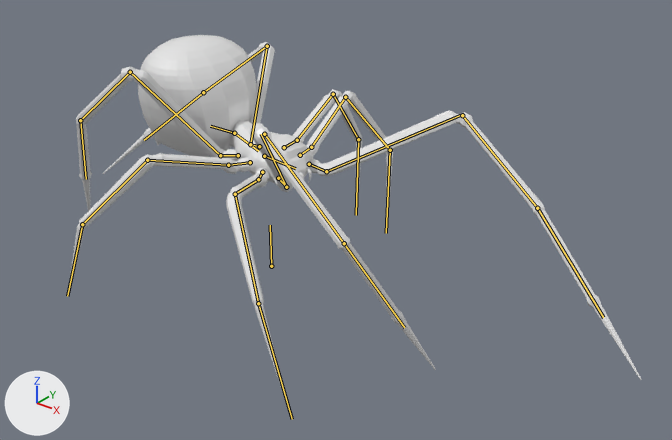
Renders of the FBX model Assets/Resources/Meshes/Creatures/Spider/Spider_Animated.fbx from each side of a commit.
The view is the same before and after, from a 50 mm lens placed at (12.38, -13.21, 9.87), pointed at (1.53, 0.35, 1.46). The lights are fixed; the arrows at lower left show +X, +Y and +Z. Both versions are drawn at frame 20 of the action 'Armature|Spider_Walk'; the numbers are the values there. The bones that bend it are drawn over the model as lines.

Objects in the first picture: 'Spider'.
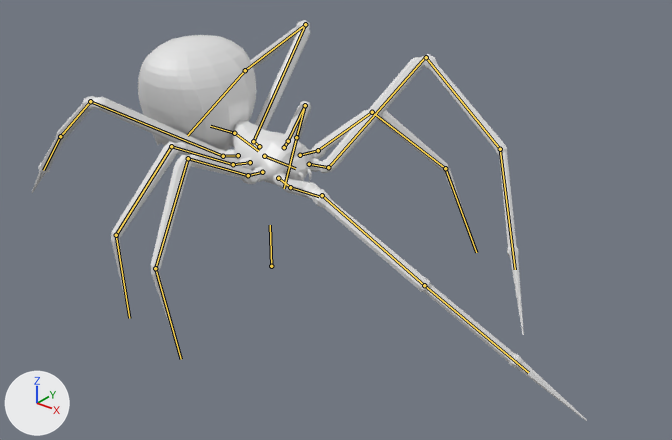
Pixel boxes [x1, y1, x2, y2] of what changed, in the pictures (672 x 440 px):
'Spider', posed (9% taller)
    before: [68, 35, 642, 402]
    after: [32, 20, 587, 421]
bone 'Leg1Seg1.R', root to tip
    before: (278, 178) to (286, 187)
    after: (278, 178) to (290, 187)
bone 'Leg1Seg2.R', root to tip
    before: (286, 187) to (261, 134)
    after: (290, 187) to (319, 196)
bone 'Leg1Seg3.R', root to tip
    before: (264, 134) to (344, 243)
    after: (322, 195) to (424, 285)
bone 'Leg1Seg4.R', root to tip
    before: (344, 243) to (404, 327)
    after: (424, 285) to (528, 372)
bone 'Leg2Seg1.R', root to tip
    before: (262, 172) to (258, 179)
    after: (262, 172) to (248, 175)
bone 'Leg2Seg2.R', root to tip
    before: (258, 179) to (235, 194)
    after: (248, 175) to (188, 158)
bone 'Leg2Seg3.R', root to tip
    before: (235, 194) to (258, 303)
    after: (188, 158) to (155, 268)
bone 'Leg2Seg4.R', root to tip
    before: (258, 303) to (292, 419)
    after: (155, 268) to (181, 359)
bone 'Leg2Seg1.L', root to tip
    before: (300, 155) to (311, 147)
    after: (300, 155) to (318, 150)
bone 'Leg2Seg2.L', root to tip
    before: (311, 147) to (345, 97)
    after: (318, 150) to (372, 112)
bone 'Leg2Seg3.L', root to tip
    before: (345, 97) to (390, 150)
    after: (372, 112) to (445, 168)
bone 'Leg2Seg4.L', root to tip
    before: (390, 150) to (386, 233)
    after: (445, 168) to (476, 252)
bone 'Leg1Seg1.L', root to tip
    before: (309, 164) to (326, 171)
    after: (309, 164) to (328, 167)
bone 'Leg1Seg2.L', root to tip
    before: (326, 171) to (462, 114)
    after: (328, 167) to (425, 57)
bone 'Leg1Seg3.L', root to tip
    before: (462, 115) to (537, 208)
    after: (426, 57) to (500, 149)
bone 'Leg1Seg4.L', root to tip
    before: (537, 208) to (603, 317)
    after: (500, 149) to (515, 269)
bone 'Leg3Seg1.R', root to tip
    before: (250, 162) to (228, 165)
    after: (250, 162) to (233, 164)
bone 'Leg3Seg2.R', root to tip
    before: (228, 165) to (147, 160)
    after: (233, 164) to (171, 146)
bone 'Leg3Seg3.R', root to tip
    before: (147, 160) to (82, 224)
    after: (171, 146) to (116, 235)
bone 'Leg3Seg4.R', root to tip
    before: (82, 224) to (67, 296)
    after: (116, 235) to (129, 318)
bone 'Leg4Seg1.R', root to tip
    before: (238, 155) to (220, 155)
    after: (238, 155) to (223, 156)
bone 'Leg4Seg2.R', root to tip
    before: (220, 155) to (130, 72)
    after: (223, 156) to (90, 101)
bone 'Leg4Seg3.R', root to tip
    before: (130, 72) to (80, 120)
    after: (90, 101) to (60, 136)
bone 'Leg4Seg4.R', root to tip
    before: (80, 120) to (86, 179)
    after: (60, 136) to (43, 170)
bone 'Leg3Seg1.L', root to tip
    before: (284, 147) to (297, 140)
    after: (284, 147) to (288, 141)
bone 'Leg3Seg2.L', root to tip
    before: (297, 140) to (333, 94)
    after: (288, 141) to (305, 105)
bone 'Leg3Seg3.L', root to tip
    before: (333, 94) to (358, 139)
    after: (305, 105) to (296, 137)
bone 'Leg3Seg4.L', root to tip
    before: (358, 139) to (356, 215)
    after: (296, 137) to (284, 188)
bone 'Leg4Seg1.L', root to tip
    before: (259, 146) to (250, 144)
    after: (259, 146) to (253, 141)
bone 'Leg4Seg2.L', root to tip
    before: (250, 144) to (267, 46)
    after: (253, 141) to (305, 24)
bone 'Leg4Seg3.L', root to tip
    before: (267, 46) to (203, 92)
    after: (305, 24) to (245, 70)
bone 'Leg4Seg4.L', root to tip
    before: (203, 92) to (144, 140)
    after: (245, 70) to (187, 135)

What the commit changed:
Bone 'Leg1Seg1.R' (bone_leg1seg1_r) turns from (24, 26, 16) to (39, 28, 31) degrees about its own x, y and z.
Bone 'Leg1Seg2.R' (bone_leg1seg2_r) turns from (-2, 0, -2) to (7, -1, 9) degrees about its own x, y and z.
Bone 'Leg1Seg3.R' (bone_leg1seg3_r) turns from (-3, 0, 5) to (12, 3, -19) degrees about its own x, y and z.
Bone 'Leg1Seg4.R' (bone_leg1seg4_r) turns from (-4, 0, 3) to (17, 2, -13) degrees about its own x, y and z.
Bone 'Leg2Seg1.R' (bone_leg2seg1_r) turns from (17, 13, 10) to (-16, -4, 0) degrees about its own x, y and z.
Bone 'Leg2Seg2.R' (bone_leg2seg2_r) turns from (3, 0, 7) to (0, 0, 0) degrees about its own x, y and z.
Bone 'Leg2Seg3.R' (bone_leg2seg3_r) turns from (3, 0, -21) to (0, 0, 0) degrees about its own x, y and z.
Bone 'Leg2Seg4.R' (bone_leg2seg4_r) turns from (6, 1, -19) to (0, 0, 0) degrees about its own x, y and z.
Bone 'Leg2Seg1.L' (bone_leg2seg1_l) turns from (-19, 4, -1) to (10, -12, -4) degrees about its own x, y and z.
Bone 'Leg2Seg2.L' (bone_leg2seg2_l) turns from (0, 0, 0) to (2, 0, -5) degrees about its own x, y and z.
Bone 'Leg2Seg3.L' (bone_leg2seg3_l) turns from (0, 0, 1) to (0, 1, 14) degrees about its own x, y and z.
Bone 'Leg2Seg4.L' (bone_leg2seg4_l) turns from (0, 0, 1) to (4, -1, 15) degrees about its own x, y and z.
Bone 'Leg1Seg1.L' (bone_leg1seg1_l) turns from (-39, -26, 36) to (-29, -29, 21) degrees about its own x, y and z.
Bone 'Leg1Seg2.L' (bone_leg1seg2_l) turns from (10, 1, -9) to (0, 0, 0) degrees about its own x, y and z.
Bone 'Leg1Seg3.L' (bone_leg1seg3_l) turns from (24, -2, 8) to (-1, 0, 0) degrees about its own x, y and z.
Bone 'Leg1Seg4.L' (bone_leg1seg4_l) turns from (11, -2, 19) to (-1, 0, -1) degrees about its own x, y and z.
Bone 'Leg3Seg1.R' (bone_leg3seg1_r) turns from (-22, -14, 9) to (0, -2, -4) degrees about its own x, y and z.
Bone 'Leg3Seg2.R' (bone_leg3seg2_r) turns from (-1, 0, 6) to (0, 0, 0) degrees about its own x, y and z.
Bone 'Leg3Seg3.R' (bone_leg3seg3_r) turns from (0, 1, -16) to (0, 0, 0) degrees about its own x, y and z.
Bone 'Leg3Seg4.R' (bone_leg3seg4_r) turns from (1, 0, -16) to (0, 0, 0) degrees about its own x, y and z.
Bone 'Leg4Seg1.R' (bone_leg4seg1_r) turns from (-36, -25, 22) to (-48, -19, 37) degrees about its own x, y and z.
Bone 'Leg4Seg2.R' (bone_leg4seg2_r) turns from (3, 0, -6) to (-4, 0, 8) degrees about its own x, y and z.
Bone 'Leg4Seg3.R' (bone_leg4seg3_r) turns from (4, 0, 8) to (-6, -1, -14) degrees about its own x, y and z.
Bone 'Leg4Seg4.R' (bone_leg4seg4_r) turns from (7, 0, 5) to (-10, -1, -8) degrees about its own x, y and z.
Bone 'Leg3Seg1.L' (bone_leg3seg1_l) turns from (2, 1, 0) to (-26, 13, -14) degrees about its own x, y and z.
Bone 'Leg3Seg2.L' (bone_leg3seg2_l) turns from (0, 0, -2) to (-1, 0, -9) degrees about its own x, y and z.
Bone 'Leg3Seg3.L' (bone_leg3seg3_l) turns from (0, 0, 5) to (1, -1, 23) degrees about its own x, y and z.
Bone 'Leg3Seg4.L' (bone_leg3seg4_l) turns from (-1, 0, 5) to (-4, 1, 24) degrees about its own x, y and z.
Bone 'Leg4Seg1.L' (bone_leg4seg1_l) turns from (-47, 22, -35) to (-37, 29, -21) degrees about its own x, y and z.
Bone 'Leg4Seg2.L' (bone_leg4seg2_l) turns from (-2, 0, -6) to (2, 0, 6) degrees about its own x, y and z.
Bone 'Leg4Seg3.L' (bone_leg4seg3_l) turns from (-3, 0, 11) to (2, 0, -9) degrees about its own x, y and z.
Bone 'Leg4Seg4.L' (bone_leg4seg4_l) turns from (-2, 0, 9) to (2, 0, -8) degrees about its own x, y and z.
